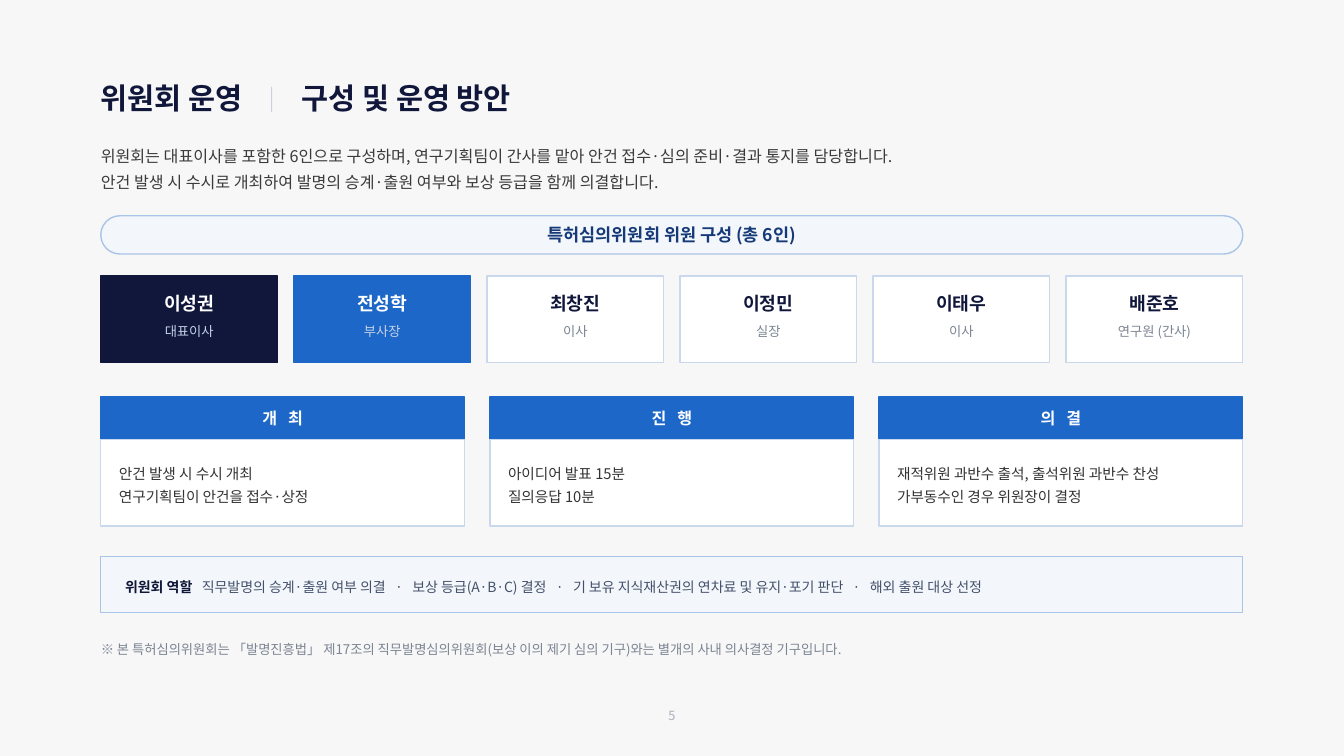
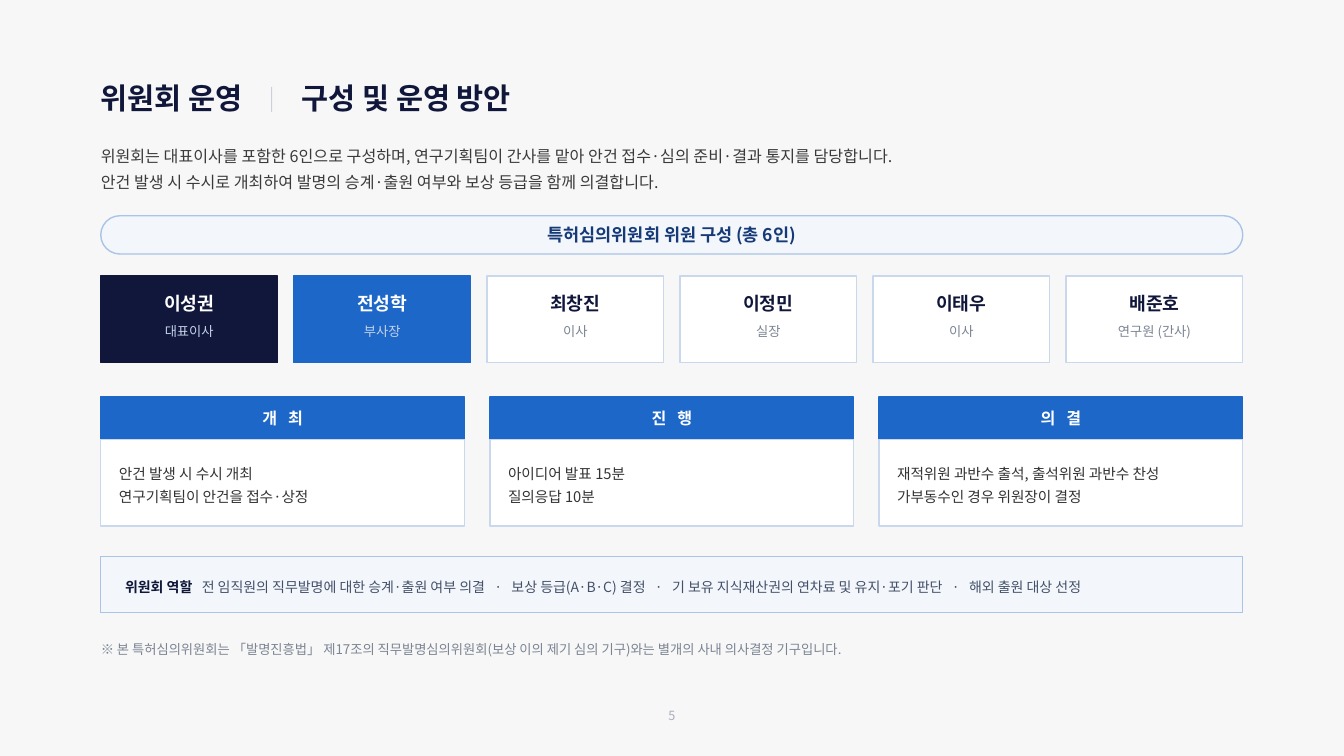
Before and after one commit to yellowCornSalad/chamyeoyul, a slide deck: slide 6 of docs/patent-committee/특허심의위원회_설치운영안_보고.pptx. Drawn at 1344x756 pixels with LibreOffice and Linux fonts; fonts in the diff are those of the drawing. Boxes give left, top, right and bottom in pixels: in the first picture for what was removed or moved away, otherwise in the second. Text is boxed around its words. In the diff, an @@ line names an element or a change of style, - is before the commit and + after.

```diff
--- a/docs/patent-committee/특허심의위원회_설치운영안_보고.pptx
+++ b/docs/patent-committee/특허심의위원회_설치운영안_보고.pptx
@@ text at box(125, 580, 1081, 595): text changed @@
-위원회 역할 직무발명의 승계·출원 여부 의결 · 보상 등급(A·B·C) 결정 · 기 보유 지식재산권의 연차료 및 유지·포기 판단 · 해외 출원 대상 선정
+위원회 역할 전 임직원의 직무발명에 대한 승계·출원 여부 의결 · 보상 등급(A·B·C) 결정 · 기 보유 지식재산권의 연차료 및 유지·포기 판단 · 해외 출원 대상 선정
```
Also in this commit, not shown: 1 other slide changed, 1 other file.
